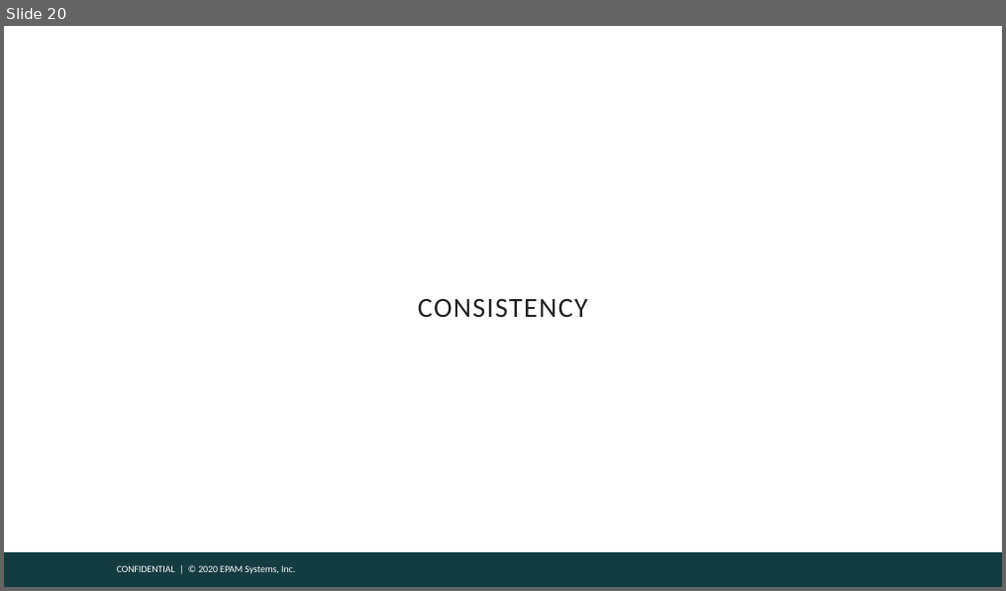
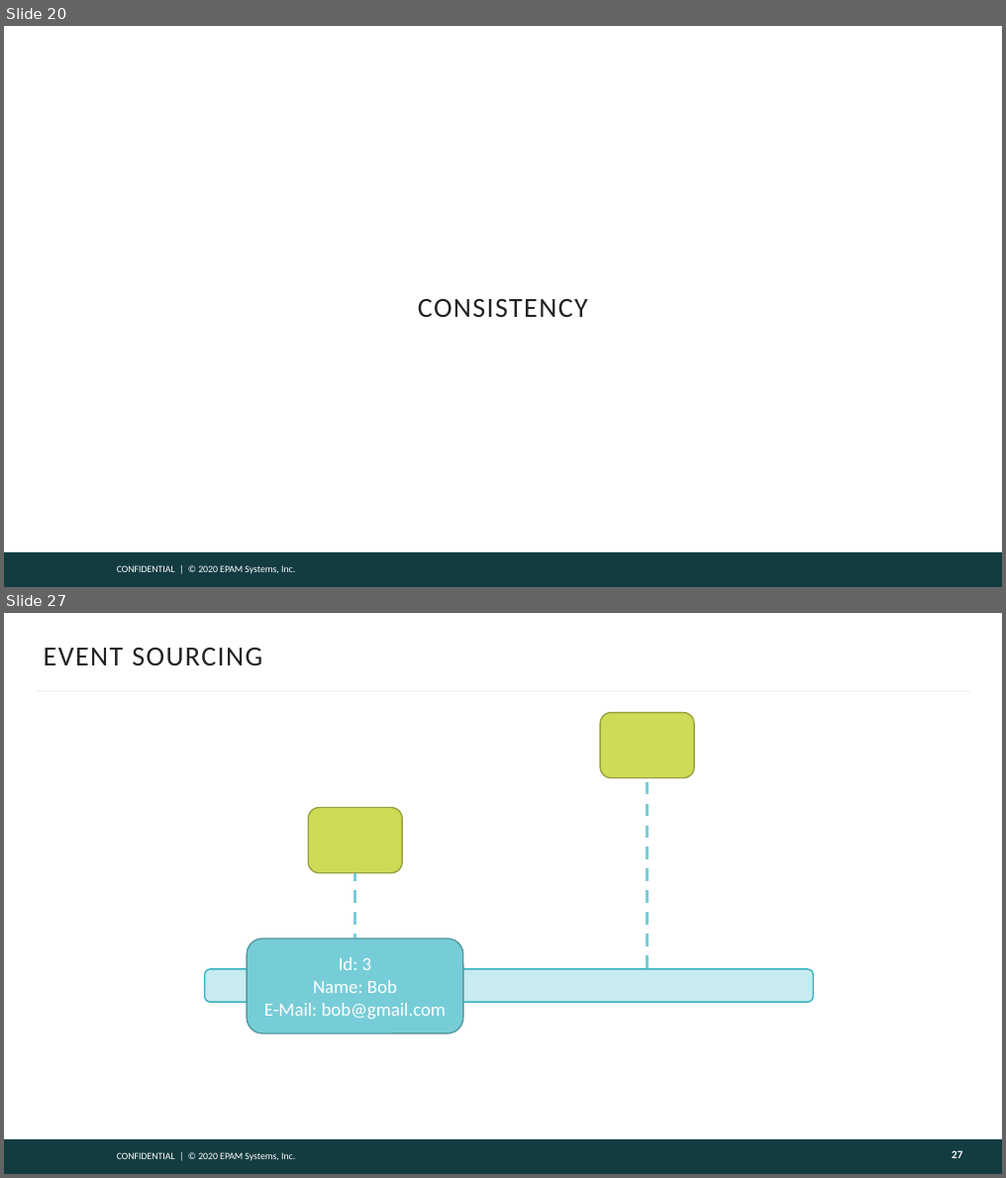
Before and after one commit to gitaroktato/introduction-to-microservices, a slide deck: lecture_3_microservice_patterns.pptx. Shown one above the other, each under a label of ours: slide 20 before the commit, slides 20 and 27 after it; the slides between them are not shown. The pictures are 1006x591 and 1006x1178 pixels, drawn with LibreOffice and Linux fonts; fonts in the diff are those of the drawing; background and template pictures are left out. Boxes give left, top, right and bottom in pixels: in the first picture for what was removed or moved away, otherwise in the second. Text is boxed around its words. In the diff, an @@ line names an element or a change of style, - is before the commit and + after.

```diff
--- a/lecture_3_microservice_patterns.pptx
+++ b/lecture_3_microservice_patterns.pptx
@@ slide 27 added at <box>4,613,1002,1174</box>, background #FFFFFF; not listed: 2 template elements that a slide beside it also shows @@
@@ title added at <box>44,648,262,665</box>, 20 pt, text #222222 @@
+EVENT SOURCING
@@ line added from (36, 691) to (970, 691), #F5F5F5 1.5 pt @@
@@ rounded rectangle added at <box>600,713,694,778</box>, fill #CEDB56, outline #98A240 1 pt @@
@@ line added from (648, 968) to (648, 777), #76CDD8 2.25 pt dashed @@
@@ rounded rectangle added at <box>308,808,402,873</box>, fill #CEDB56, outline #98A240 1 pt @@
@@ line added from (355, 968) to (355, 873), #76CDD8 2.25 pt dashed @@
@@ rounded rectangle added at <box>247,939,463,1033</box>, fill #76CDD8, outline #5798A0 1 pt, 13.5 pt, text #FFFFFF @@
+Id: 3
+Name: Bob
+E-Mail: bob@gmail.com
@@ rounded rectangle added at <box>205,969,813,1002</box>, fill #C8EBEF, outline #38B3C3 1 pt @@
@@ page number added at <box>951,1151,962,1158</box>, 8 pt, text #FEFEFE, bold @@
+27
```
Also in this commit, not shown: 8 other slides added.
